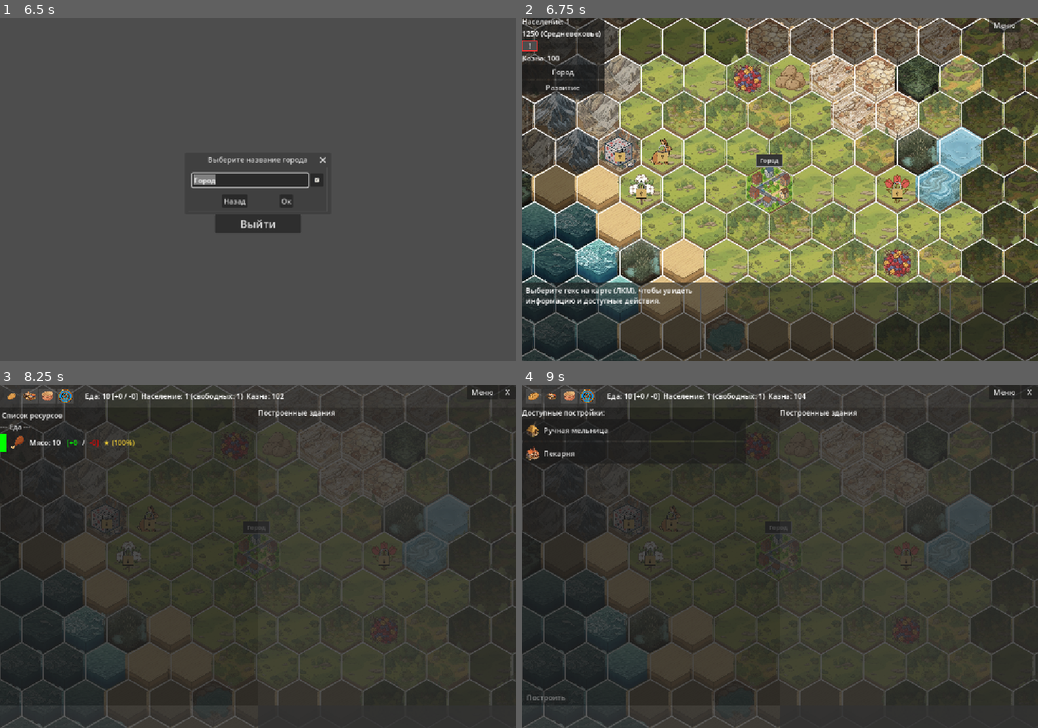
Above: before the commit, frames 1-4 (two rows, left to right).
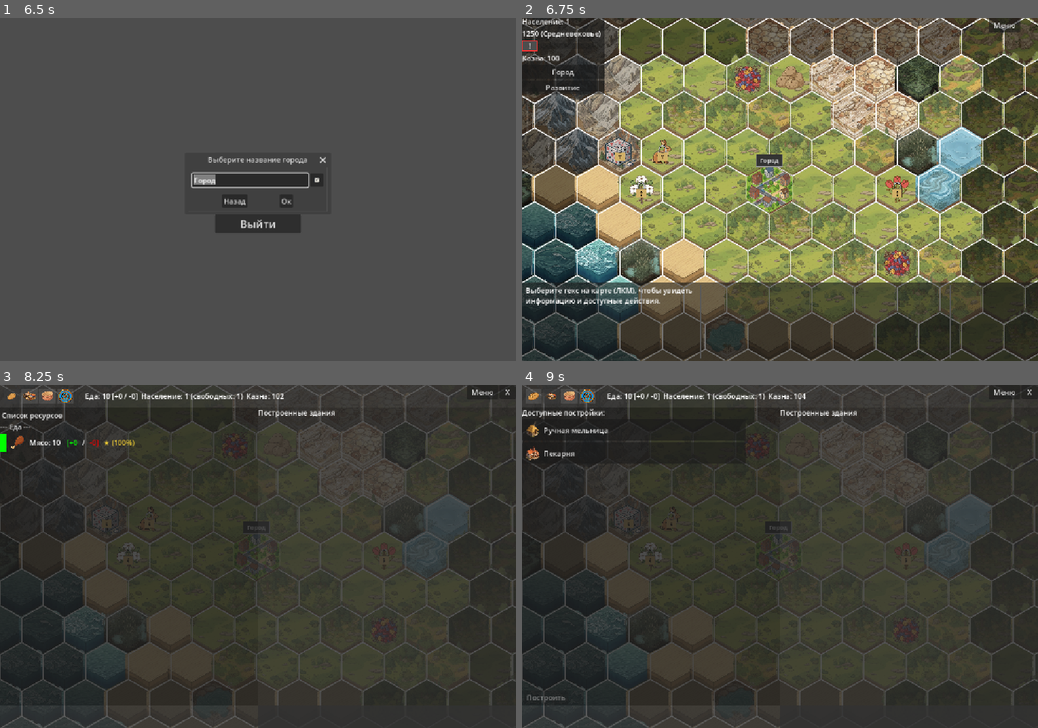
Above: after the commit, the same moments.

Repository: Night-Pryanik/The-City
Game: Godot game, scene res://scenes/main_menu.tscn
Same seed, same stepped clock (60 frames per second), same inputs: the game is played once before the commit and once after it.
Inputs (mouse positions are in pixels of both pictures, inside the frame that each line leads up to):
- Up to frame 1 (6.5 s): click "Новая игра" at 0.5 s; click "Новая игра" at 1.25 s; click "Настройки" at 2 s; click (314, 179) at 2.75 s; click "Назад" at 3.5 s; click "Настройки" at 4.25 s; click "Назад" at 5 s; click "Новая игра" at 5.75 s
- Up to frame 2 (6.75 s): click "Ок" at 6.5 s
- Up to frame 3 (8.25 s): click (10, 412) at 7.25 s; click (10, 395) at 8 s
- Up to frame 4 (9 s): click (552, 395) at 8.75 s

Frame 1 is identical in both runs. In frame 2, 1.1% of the frame differs, in the area x 15-76%, y 13-76%; in frame 3, 0.1%; in frame 4, 0.1%.

Commit message:
Update map_renderer.gd

Diff:
--- a/scripts/map_renderer.gd
+++ b/scripts/map_renderer.gd
@@ -4,8 +4,8 @@
 
 const CITY_ICON_SIZE = 130
 const TERRAIN_ICON_SIZE = 130
-const RESOURCE_ICON_SIZE = 80
-const IMPROVEMENT_ICON_SIZE = 32
+const RESOURCE_ICON_SIZE = 75
+const IMPROVEMENT_ICON_SIZE = 35
 # Толщина контура границ кольца влияния городков (в пикселях).
 const TOWN_INFLUENCE_BORDER_WIDTH = 3.0
 # Прозрачность заливки территории городков.
@@ -841,7 +841,7 @@
                 #   ставим её по центру НАД иконкой, в верхней части гекса.
                 var drop_offset := Vector2(imp_icon_size * 0.5 + 6, 0)
                 if imp_icon_size > IMPROVEMENT_ICON_SIZE:
-                    drop_offset = Vector2(0, -(imp_icon_size * 0.5 + 6))
+                    drop_offset = Vector2(0, - (imp_icon_size * 0.5 + 6))
                 var drop_center = icon_pos + drop_offset
                 var drop_radius = 6.0
                 var drop_points = [
